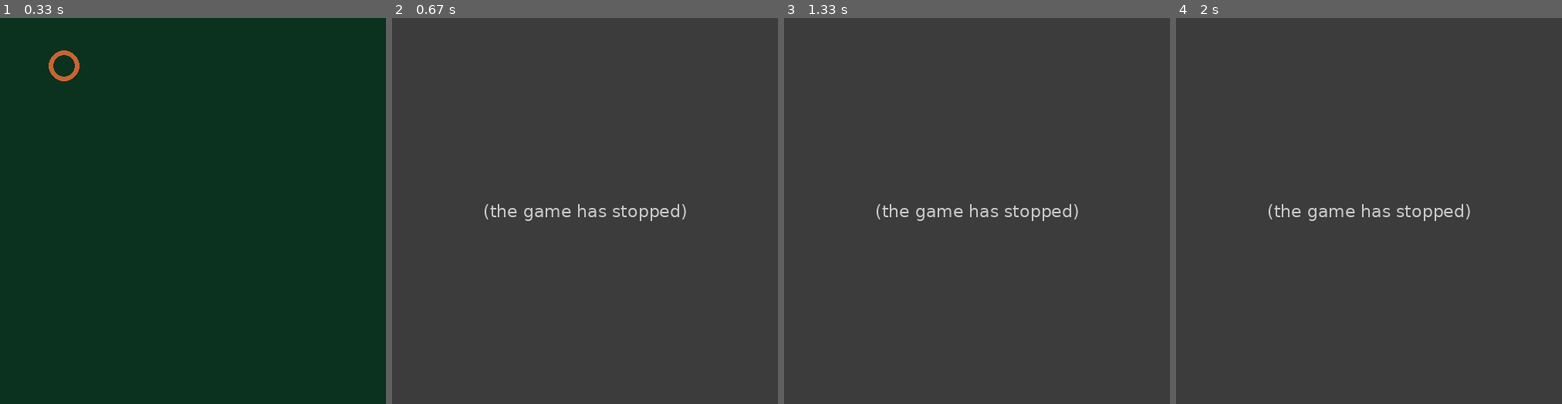
Above: before the commit, frames 1-4 (left to right).
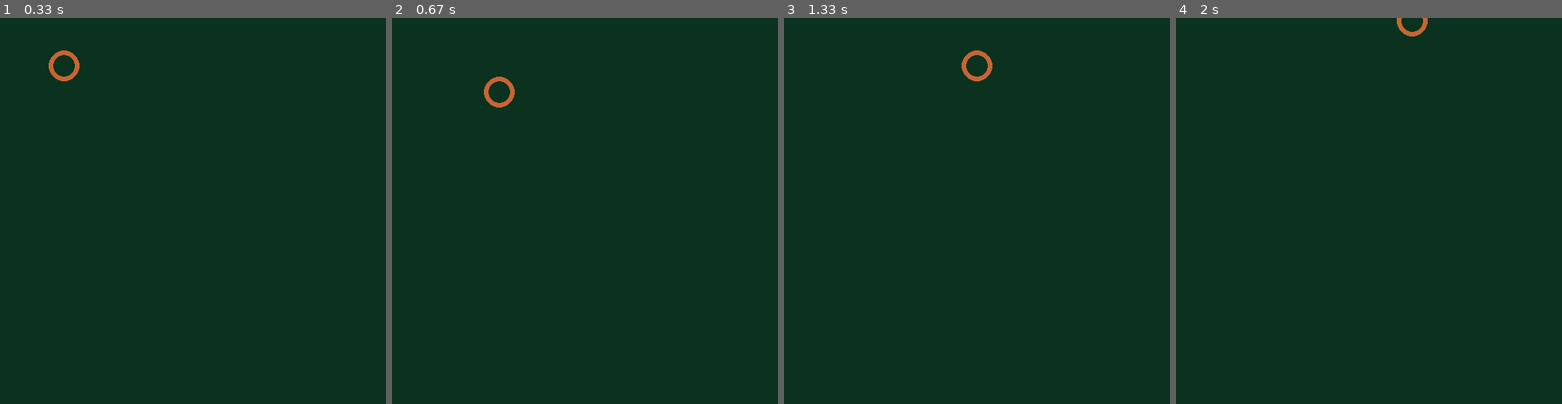
Above: after the commit, the same moments.

Repository: GrigorevEv/Hello-World
Game: pygame game, started from Algorithms and data structures (Python)/R. Pygame and balls/Ball.py
Same seed, same stepped clock (60 frames per second), same inputs: the game is played once before the commit and once after it.
Inputs:
- Up to frame 1 (0.33 s): no input
- Up to frame 2 (0.67 s): hold Right from 0.33 s (still down)
- Up to frame 3 (1.33 s): release Right at 0.8 s; hold Up 0.83-1.3 s
- Up to frame 4 (2 s): hold Right 1.33-1.8 s; hold Left from 1.83 s (still down)

Frame 1 is identical in both runs. In frame 2, 100% of the frame differs, in the area x 0-100%, y 0-100%; in frame 3, 100%; in frame 4, 100%.
Before the commit the program exited at 0.33 s; later frames show no game.

Commit message:
Practice

Diff:
--- a/Algorithms and data structures (Python)/R. Pygame and balls/Ball.py
+++ b/Algorithms and data structures (Python)/R. Pygame and balls/Ball.py
@@ -18,13 +18,19 @@
 while True:
     dt = clock.tick(50)/300  # The program will never run at more than 50 frames per second
 
-    for event in pygame.event.get():  # Get events from the queue
-        if event.type == pygame.QUIT or event.type == pygame.KEYDOWN:  # If user press X or KEYDOWN - program stoped
-            sys.exit()
-    if pygame.key.get_pressed()[pygame.K_RIGHT]:
+    # for event in pygame.event.get():  # Get events from the queue
+    #     if event.type == pygame.QUIT or event.type == pygame.KEYDOWN:  # If user press X or KEYDOWN - program stoped
+    #         sys.exit()
+
+    key = pygame.key.get_pressed()
+    if key[pygame.K_RIGHT]:
         vx = abs(vx)
-    elif pygame.key.get_pressed()[pygame.K_LEFT]:
+    elif key[pygame.K_LEFT]:
         vx = -abs(vx)
+    elif key[pygame.K_DOWN]:
+        vy = abs(vy)
+    elif key[pygame.K_UP]:
+        vy = -abs(vy)
 
     x += vx * dt
     y += vy * dt
@@ -37,3 +43,4 @@
     pygame.draw.circle(screen, (200, 100, 50), (int(x), int(y)), 20, 6)
 
     pygame.display.flip()  # refreshes the screen and displays everything
+    pygame.event.pump()
